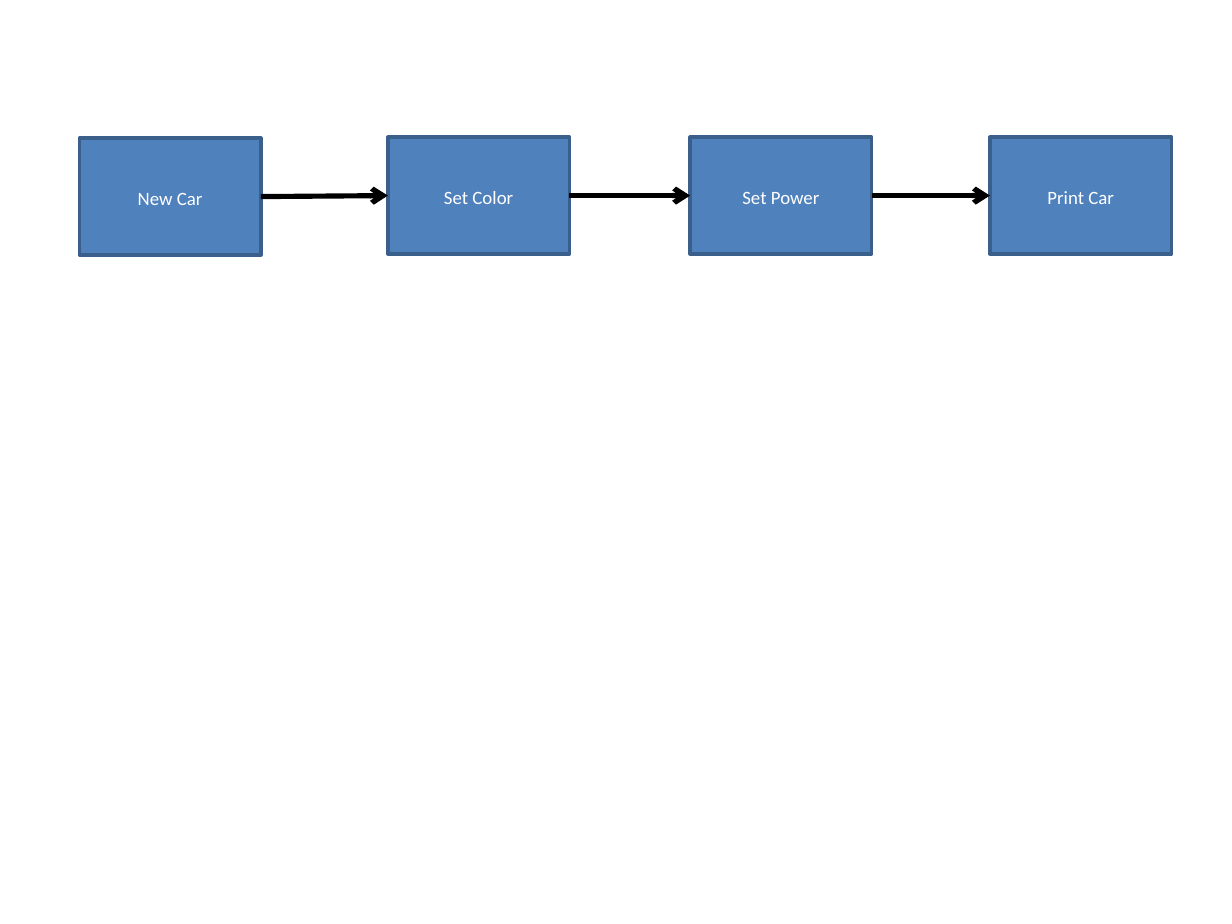
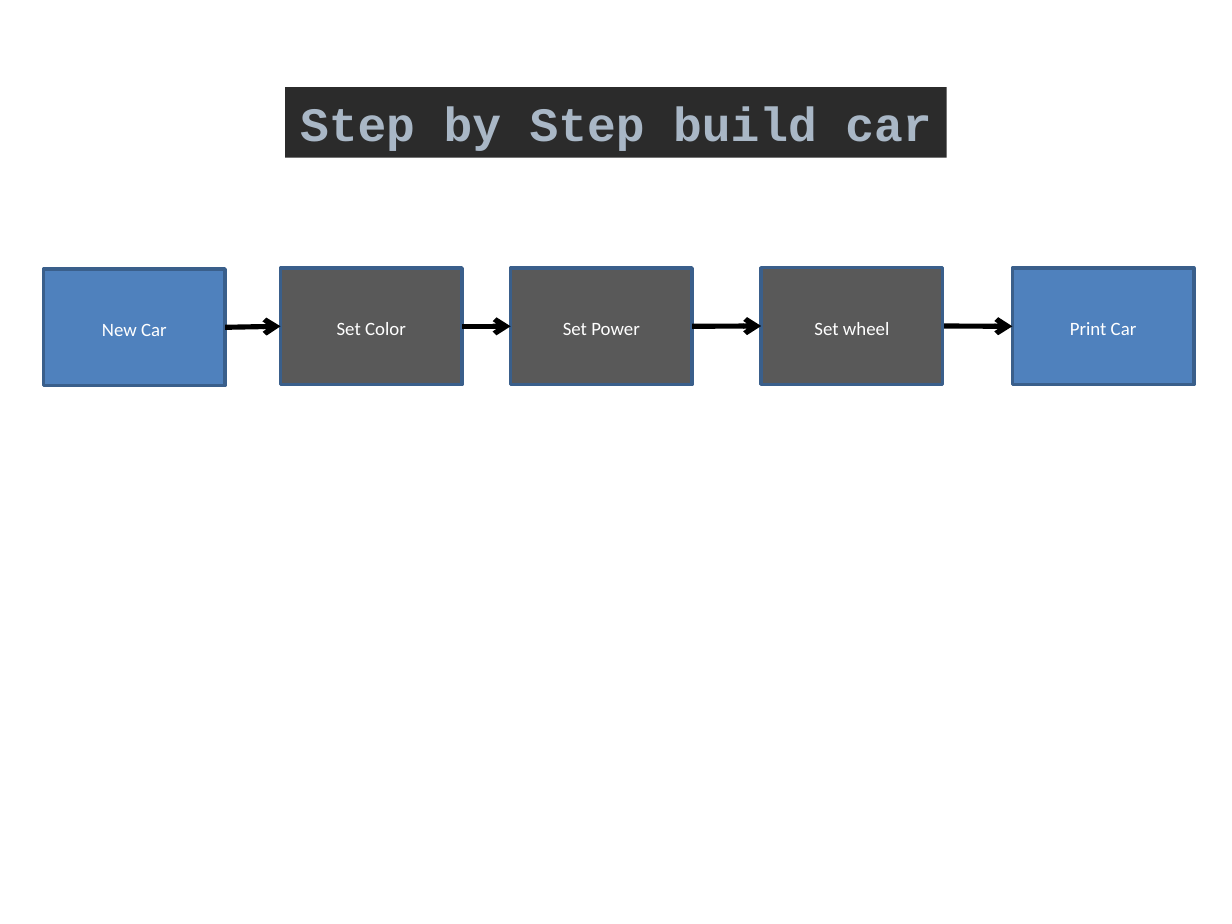
Before and after one commit to helkhalfi/disruptor-examples, a slide deck: slide 1 of Présentation1.pptx. Drawn at 1232x924 pixels with LibreOffice and Linux fonts; fonts in the diff are those of the drawing. Boxes give left, top, right and bottom in pixels: in the first picture for what was removed or moved away, otherwise in the second. Text is boxed around its words. In the diff, an @@ line names an element or a change of style, - is before the commit and + after.

```diff
--- a/Présentation1.pptx
+++ b/Présentation1.pptx
@@ rectangle added at (286, 87, 947, 158), fill #2B2B2B, 28 pt, text #A9B7C6, bold @@
+Step by Step build car
@@ rectangle "New Car": place and size @@
-rectangle "New Car" at (79, 138, 260, 255)
+rectangle "New Car" at (43, 269, 224, 386)
@@ rectangle "Set Color": place and size @@
-rectangle "Set Color" at (388, 137, 569, 254)
+rectangle "Set Color" at (281, 269, 462, 386)
@@ rectangle "Set Color" at (281, 269, 462, 386): fill #4F81BD to #595959 @@
@@ rectangle "Set Power" at (510, 269, 691, 386): fill #4F81BD to #595959 @@
@@ rectangle "Set Power": place and size @@
-rectangle "Set Power" at (690, 137, 871, 254)
+rectangle "Set Power" at (510, 269, 691, 386)
@@ rectangle added at (761, 267, 942, 384), fill #595959, outline #3A5F8C 2 pt, 11 pt, text #FFFFFF @@
+Set wheel
@@ rectangle "Print Car": place and size @@
-rectangle "Print Car" at (991, 137, 1172, 254)
+rectangle "Print Car" at (1013, 269, 1194, 386)
@@ arrow moved from (261, 197) - (388, 196) to (225, 328) - (281, 326) @@
@@ arrow moved from (569, 196) - (690, 196) to (462, 326) - (510, 326) @@
@@ arrow added from (692, 326) to (761, 326), #000000 3 pt @@
@@ arrow moved from (872, 196) - (991, 196) to (942, 326) - (1013, 326) @@
```
Also in this commit, not shown: 1 other slide changed, 1 slide added, 12 other files.
